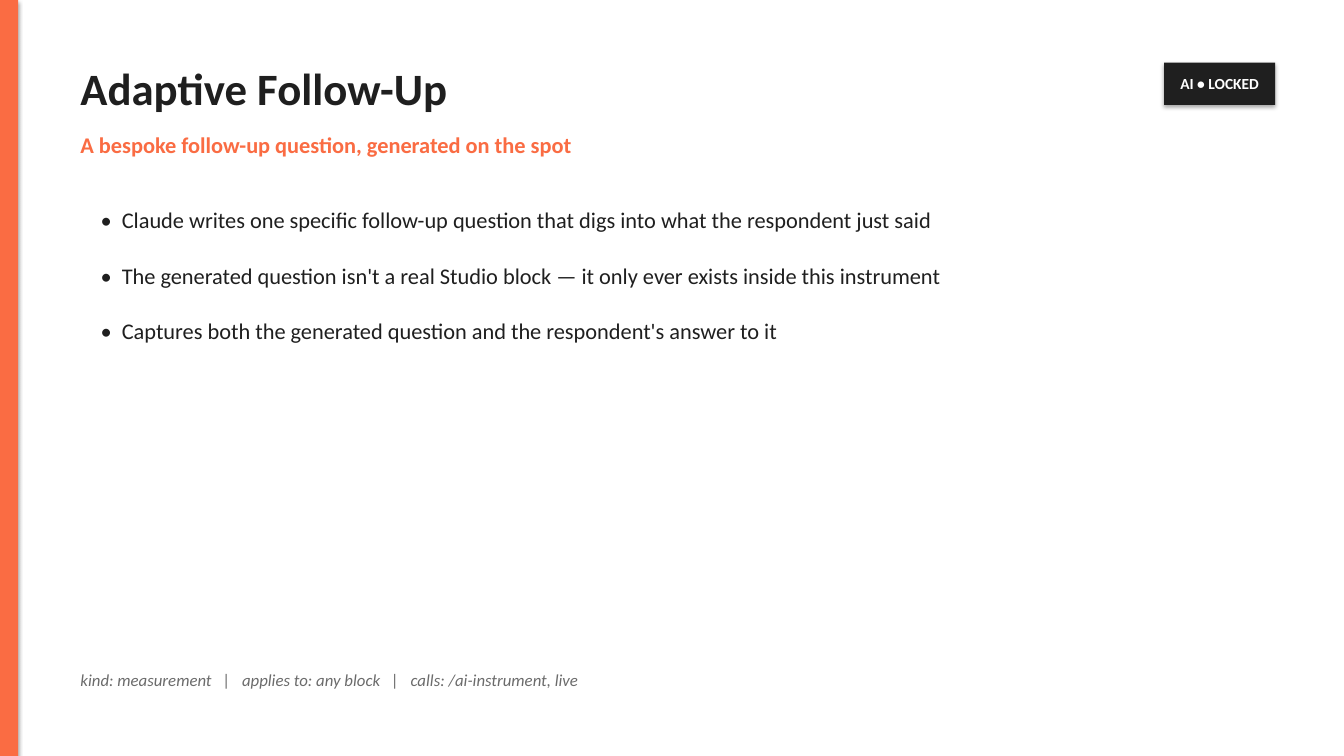
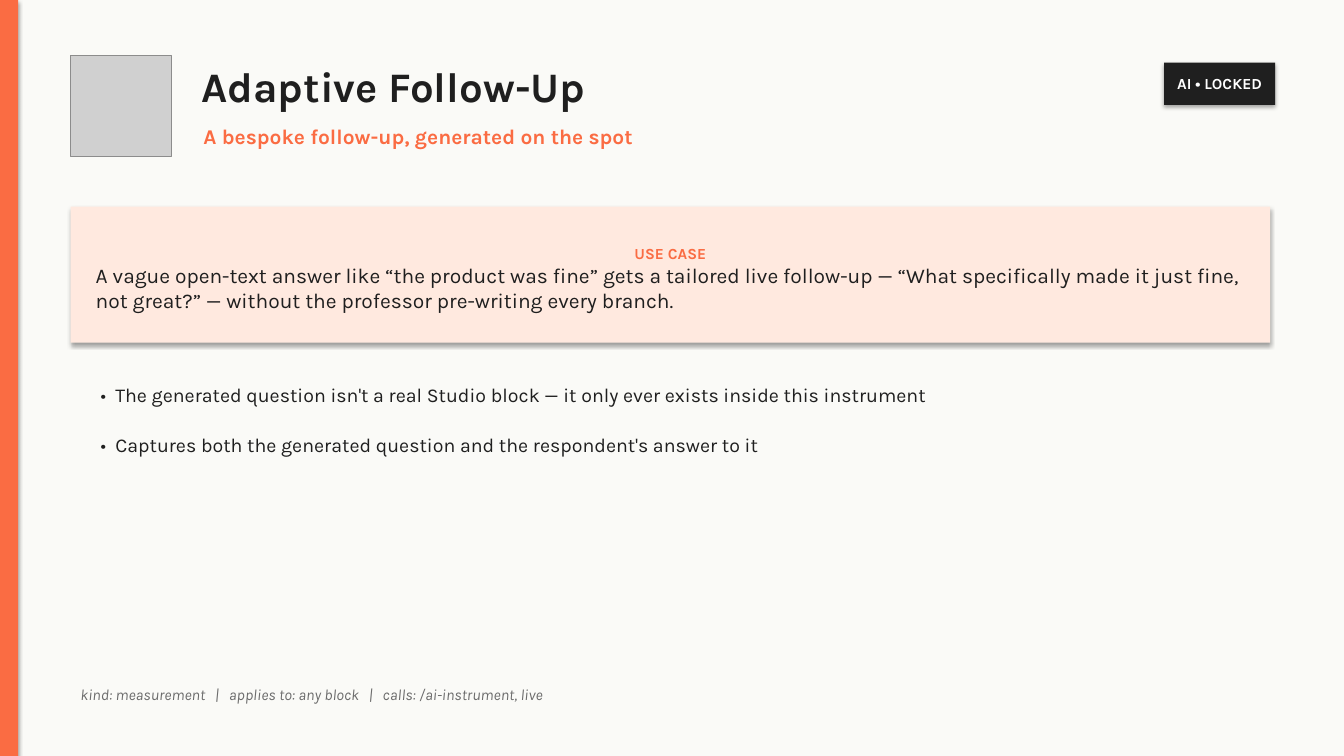
Before and after one commit to akilocorp/rag_platform, a slide deck: slide 33 of studio_instruments.pptx (slide 23 before the commit). Drawn at 1344x756 pixels with LibreOffice and Linux fonts; fonts in the diff are those of the drawing; grey boxes stand for pictures. Boxes give left, top, right and bottom in pixels: in the first picture for what was removed or moved away, otherwise in the second. Text is boxed around its words. In the diff, an @@ line names an element or a change of style, - is before the commit and + after.

```diff
--- a/studio_instruments.pptx
+++ b/studio_instruments.pptx
@@ rectangle added at [0,0,1344,756], fill #FAFAF7 @@
@@ picture added at [71,55,171,156] @@
@@ text "Adaptive Follow-Up": place and size @@
-text "Adaptive Follow-Up" at [80,73,447,112]
+text "Adaptive Follow-Up" at [201,72,586,112]
@@ text "Adaptive Follow-Up" at [201,72,586,112]: size 32 to 30 pt, font Calibri to Karla @@
@@ rectangle "AI • LOCKED" at [1165,63,1275,105]: font Calibri to Karla @@
@@ text at [203,129,633,150]: text changed; size 16 to 15 pt; font Calibri to Karla @@
-A bespoke follow-up question, generated on the spot
+A bespoke follow-up, generated on the spot
@@ rectangle added at [71,207,1270,343], fill #FFE9DF, 15 pt, text #1F1F1F @@
+USE CASE
+A vague open-text answer like “the product was fine” gets a tailored live follow-up — “What specifically made it just fine, not great?” — without the professor pre-writing every branch.
@@ text removed at [122,212,930,232] @@
-• Claude writes one specific follow-up question that digs into what the respondent just said
@@ text "• The generated question isn't ..." at [115,388,926,407]: size 16 to 14 pt, font Calibri to Karla @@
@@ text "• The generated question isn't ...": place and size @@
-text "• The generated question isn't ..." at [122,268,940,288]
+text "• The generated question isn't ..." at [115,388,926,407]
@@ text "• Captures both the generated ...": place and size @@
-text "• Captures both the generated ..." at [122,323,777,343]
+text "• Captures both the generated ..." at [115,438,758,457]
@@ text "• Captures both the generated ..." at [115,438,758,457]: size 16 to 14 pt, font Calibri to Karla @@
@@ text "kind: measurement | applies to: ...": place and size @@
-text "kind: measurement | applies to: ..." at [80,674,578,689]
+text "kind: measurement | applies to: ..." at [80,689,543,704]
@@ text "kind: measurement | applies to: ..." at [80,689,543,704]: size 12 to 11 pt, font Calibri to Karla @@
```
Also in this commit, not shown: 15 other slides changed, 18 slides added, 8 slides removed.
